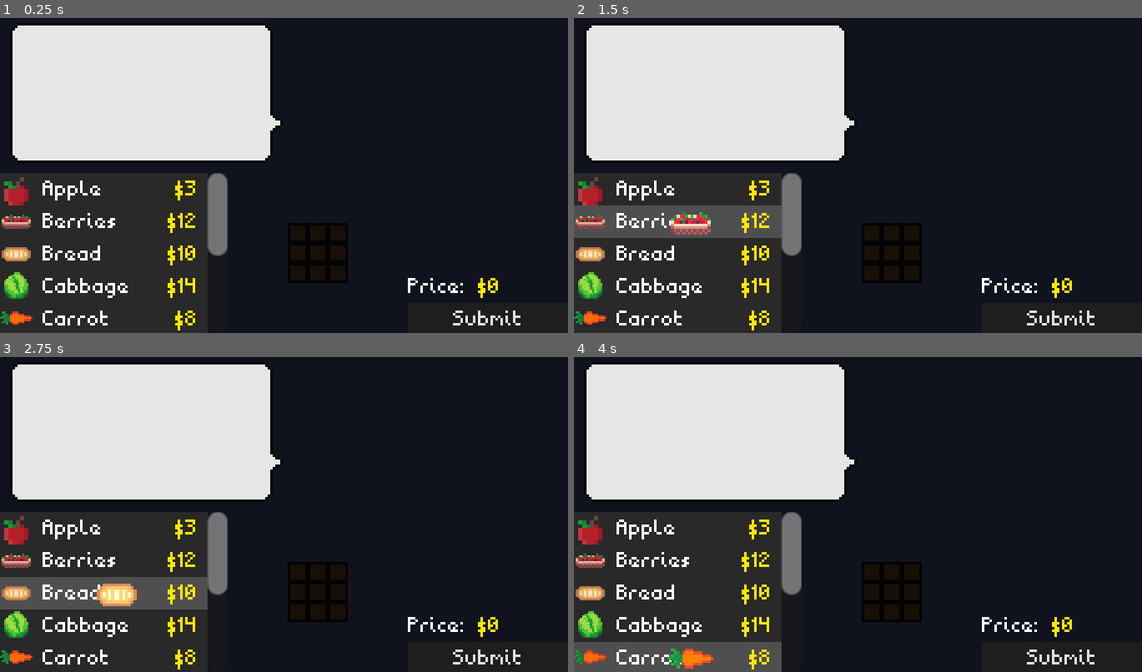
Above: before the commit, frames 1-4 (two rows, left to right).
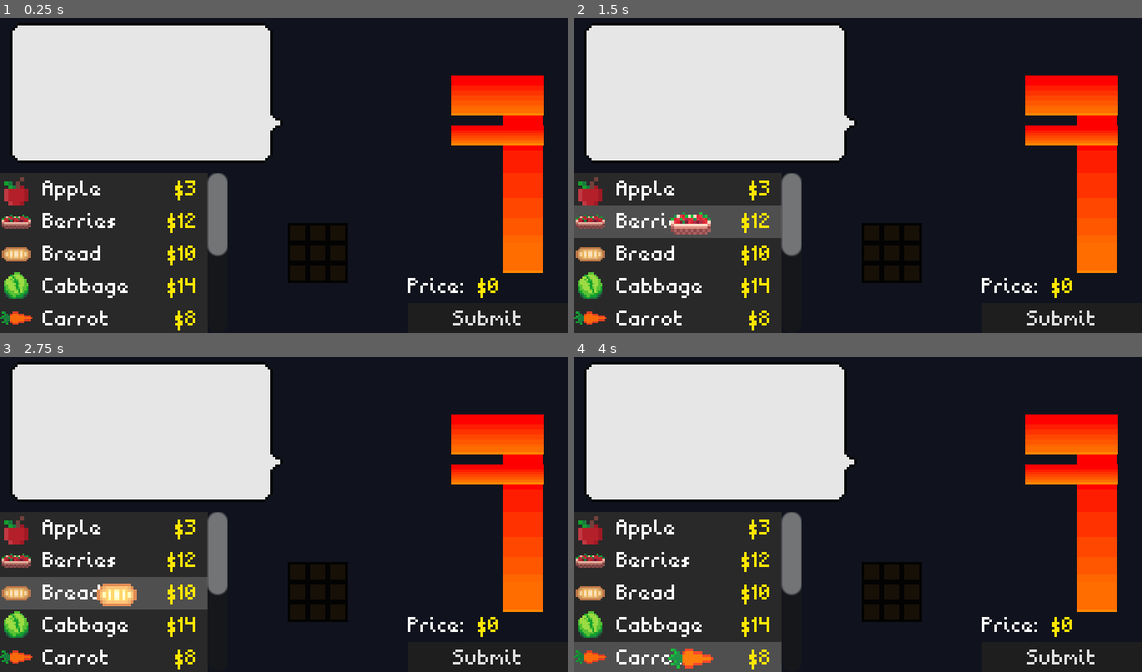
Above: after the commit, the same moments.

Repository: InRe-Dan/gmtk2024
Game: Godot game, scene res://main.tscn
Same seed, same stepped clock (60 frames per second), same inputs: the game is played once before the commit and once after it. The engine's default icon, where the game draws it, is replaced by a stand-in: a white triangle on a blue panel in a dark square.
Inputs (mouse positions are in pixels of both pictures, inside the frame that each line leads up to):
- Up to frame 1 (0.25 s): no input
- Up to frame 2 (1.5 s): click (676, 188) at 0.5 s; click (676, 222) at 1.27 s
- Up to frame 3 (2.75 s): click (102, 593) at 2.02 s
- Up to frame 4 (4 s): click (676, 624) at 2.77 s; click (676, 659) at 3.52 s

The runs differ from the first frame. In frame 1, 6.2% of the frame differs, in the area x 79-96%, y 18-81%; in frame 2, 6.2%; in frame 3, 6.2%; in frame 4, 6.2%.

Commit message:
Added placeholder dragon

Diff:
--- /dev/null
+++ b/Dragon/dragon_visuals.tscn
@@ -0,0 +1,47 @@
+[gd_scene load_steps=7 format=3 uid="uid://deukgqgqggkkj"]
+
+[sub_resource type="Gradient" id="Gradient_tocvn"]
+interpolation_mode = 1
+offsets = PackedFloat32Array(0, 0.223022, 0.374101, 0.532374, 0.654676, 0.76259, 0.81295, 1)
+colors = PackedColorArray(1, 0, 0, 1, 1, 0.117196, 0, 1, 1, 0.196586, 0, 1, 1, 0.279757, 0, 1, 1, 0.344026, 0, 1, 1, 0.400734, 0, 1, 1, 0.427197, 0, 1, 1, 0.52549, 0, 1)
+
+[sub_resource type="GradientTexture2D" id="GradientTexture2D_ci0hq"]
+gradient = SubResource("Gradient_tocvn")
+width = 16
+fill_to = Vector2(0, 1)
+
+[sub_resource type="Gradient" id="Gradient_0dma0"]
+interpolation_mode = 1
+offsets = PackedFloat32Array(0, 0.223022, 0.374101, 0.532374, 0.654676, 0.76259, 0.81295, 1)
+colors = PackedColorArray(1, 0, 0, 1, 1, 0.117196, 0, 1, 1, 0.196586, 0, 1, 1, 0.279757, 0, 1, 1, 0.344026, 0, 1, 1, 0.400734, 0, 1, 1, 0.427197, 0, 1, 1, 0.52549, 0, 1)
+
+[sub_resource type="GradientTexture2D" id="GradientTexture2D_cori6"]
+gradient = SubResource("Gradient_0dma0")
+height = 8
+fill_to = Vector2(0, 1)
+
+[sub_resource type="Gradient" id="Gradient_y3iey"]
+interpolation_mode = 1
+offsets = PackedFloat32Array(0, 0.223022, 0.374101, 0.532374, 0.654676, 0.76259, 0.81295, 1)
+colors = PackedColorArray(1, 0, 0, 1, 1, 0.117196, 0, 1, 1, 0.196586, 0, 1, 1, 0.279757, 0, 1, 1, 0.344026, 0, 1, 1, 0.400734, 0, 1, 1, 0.427197, 0, 1, 1, 0.52549, 0, 1)
+
+[sub_resource type="GradientTexture2D" id="GradientTexture2D_7lfxy"]
+gradient = SubResource("Gradient_y3iey")
+height = 16
+fill_to = Vector2(0, 1)
+
+[node name="Dragon" type="Node2D"]
+
+[node name="Sprite2D" type="Sprite2D" parent="."]
+position = Vector2(0, 5)
+texture = SubResource("GradientTexture2D_ci0hq")
+
+[node name="Sprite2D2" type="Sprite2D" parent="."]
+position = Vector2(-10, -18)
+scale = Vector2(0.578125, 1)
+texture = SubResource("GradientTexture2D_cori6")
+
+[node name="Sprite2D3" type="Sprite2D" parent="."]
+position = Vector2(-10, -34)
+scale = Vector2(0.578125, 1)
+texture = SubResource("GradientTexture2D_7lfxy")
--- a/main.tscn
+++ b/main.tscn
@@ -7,6 +7,7 @@
 [ext_resource type="Script" path="res://Grid/workspace.gd" id="2_d3txm"]
 [ext_resource type="Texture2D" uid="uid://c8oga2p40x8g2" path="res://Assets/Speech/arrow.png" id="2_egt1c"]
 [ext_resource type="FontFile" uid="uid://d0g7r7ojp0qqk" path="res://Assets/Font/undead11.ttf" id="2_jskw5"]
+[ext_resource type="PackedScene" uid="uid://deukgqgqggkkj" path="res://Dragon/dragon_visuals.tscn" id="8_prxji"]
 
 [sub_resource type="StyleBoxFlat" id="StyleBoxFlat_uii85"]
 bg_color = Color(0.24, 0.24, 0.24, 1)
@@ -137,4 +138,7 @@
 theme_override_styles/normal = SubResource("StyleBoxFlat_h4x35")
 text = "Submit"
 
+[node name="Dragon" parent="." instance=ExtResource("8_prxji")]
+position = Vector2(209, 67)
+
 [connection signal="pressed" from="VBoxContainer/Workspace/InfoBox/Submit" to="VBoxContainer/Workspace/InfoBox" method="_on_submit_pressed"]
--- a/project.godot
+++ b/project.godot
@@ -38,6 +38,7 @@
 
 folder_colors={
 "res://Assets/": "gray",
+"res://Dragon/": "red",
 "res://FixedPuzzles/": "pink",
 "res://Grid/": "orange",
 "res://Item/": "green",
Not shown: 1 places in main.tscn that only renumber resources
